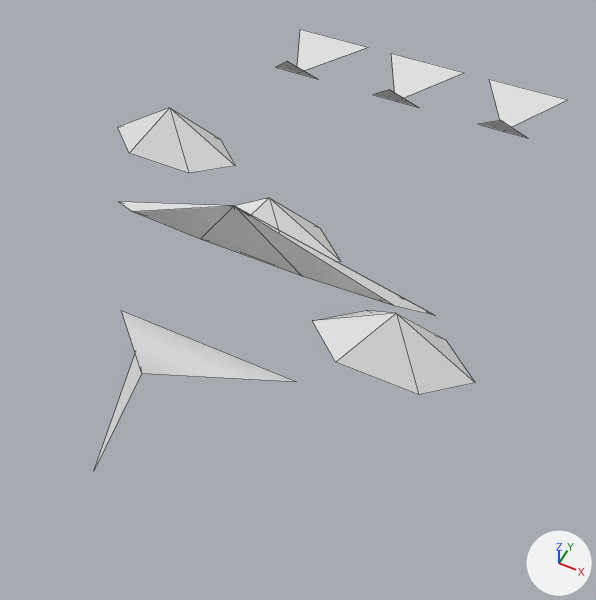
One commit to the OBJ model GameData/Meshes/Designs/aetherian/aetherian_frigate_mk1_05.obj: the scene before it, then after it.
The view is the same before and after, from a 50 mm lens placed at (1.9, -3.58, 4.15), pointed at (0.28, -0.33, 0.09). The axes (+X, +Y, +Z) are drawn at lower right. The lights are the same throughout. The picture after the commit comes second. Mesh edges are drawn as thin lines. Where no turn or scale is listed for an object, it has been applied to the vertices. Vertices at exactly the same position are counted once.

Objects in the first picture: 'aetherian_frigate_mk1_05'.
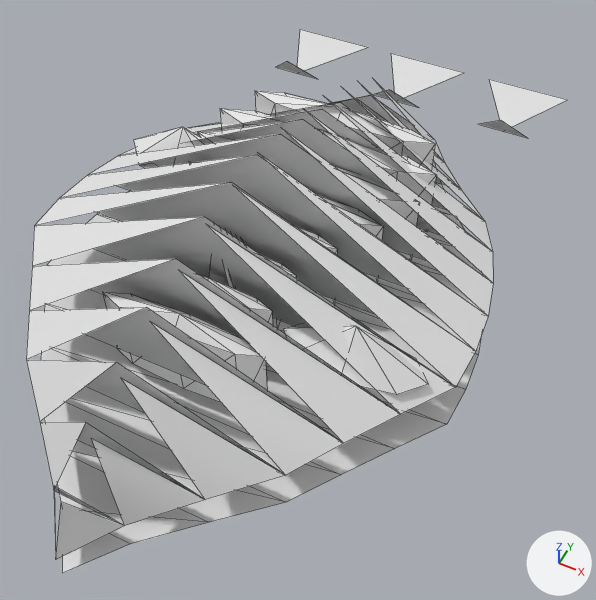
What changed in the scene script:
```text
Change me_aetherian_frigate_mk1_05:
    used by ob_aetherian_frigate_mk1_05; location = (0.0, 0.0, 0.0)
    remove me_aetherian_frigate_mk1_05.from_pydata(...)  # 60 vertices, 46 faces; spans x -1.57..1.57, y -2.11..2.84, z 0.0..1.01
    add me_aetherian_frigate_mk1_05.from_pydata(...)  # 344 vertices, 345 faces; spans x -1.49..1.49, y -2.51..2.84, z 0.0..1.18
    me_aetherian_frigate_mk1_05 part 1: the loose piece of 8 vertices spanning x -1.57..-0.56, y 0.13..0.57, z 0.41..0.75 is rebuilt with 10 vertices and now spans x -1.34..-0.45, y 0.04..0.45, z 0.45..0.71
    me_aetherian_frigate_mk1_05 part 2: the loose piece of 8 vertices spanning x -0.5..0.5, y -0.39..0.04, z 0.41..0.75 is rebuilt with 10 vertices and now spans x -0.45..0.45, y -0.51..-0.1, z 0.45..0.71
    me_aetherian_frigate_mk1_05 part 3: the loose piece of 8 vertices spanning x 0.56..1.57, y -0.92..-0.49, z 0.41..0.75 is rebuilt with 10 vertices and now spans x 0.45..1.34, y -1.06..-0.66, z 0.45..0.71
    me_aetherian_frigate_mk1_05 part 4: 18 vertices removed from x -1.18..1.18, y -2.11..0.0, z 0.06..1.01; 296 vertices added at x -1.49..1.49, y -2.51..1.59, z 0.0..1.18
```

Boxes (x1, y1, x2, y2) around the edits, measured in the pictures (596 x 600 px):
'aetherian_frigate_mk1_05', reshaped (14% wider, 23% taller): before (94, 29, 567, 470); after (26, 29, 567, 573)
part 1 of me_aetherian_frigate_mk1_05, rebuilt: before (118, 108, 235, 173); after (134, 127, 206, 166)
part 2 of me_aetherian_frigate_mk1_05, rebuilt (not visible afterwards): before (235, 198, 341, 262)
part 3 of me_aetherian_frigate_mk1_05, rebuilt (11% narrower, 14% shorter): before (313, 311, 475, 395); after (284, 323, 428, 395)
part 4 of me_aetherian_frigate_mk1_05, built on: before (94, 202, 436, 470); after (26, 81, 493, 573)
